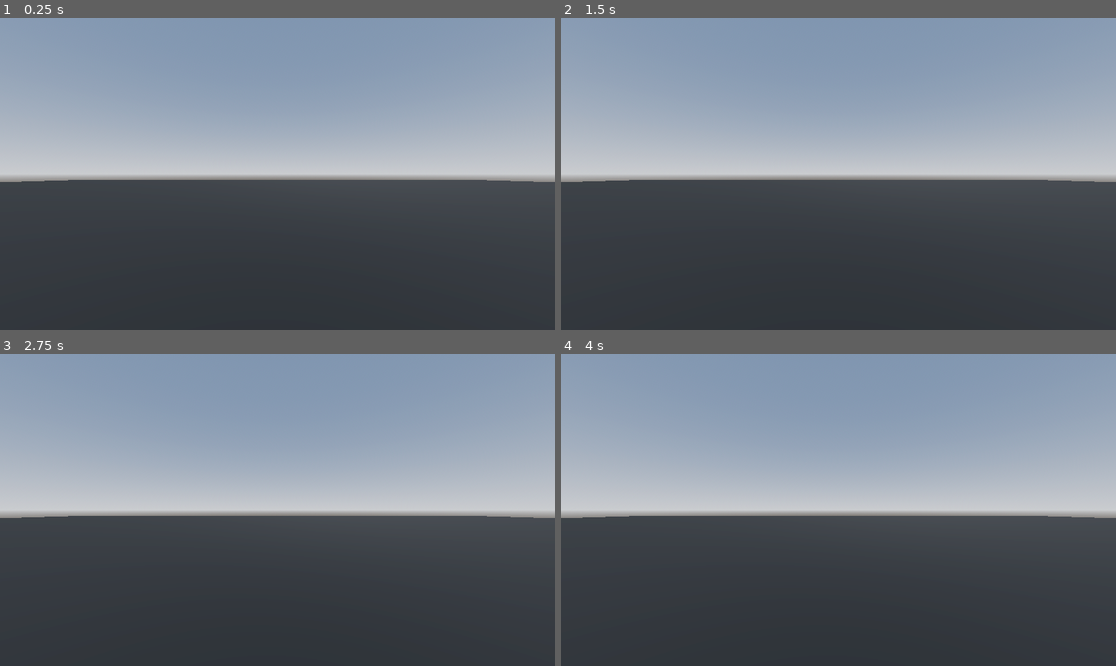
Above: before the commit, frames 1-4 (two rows, left to right).
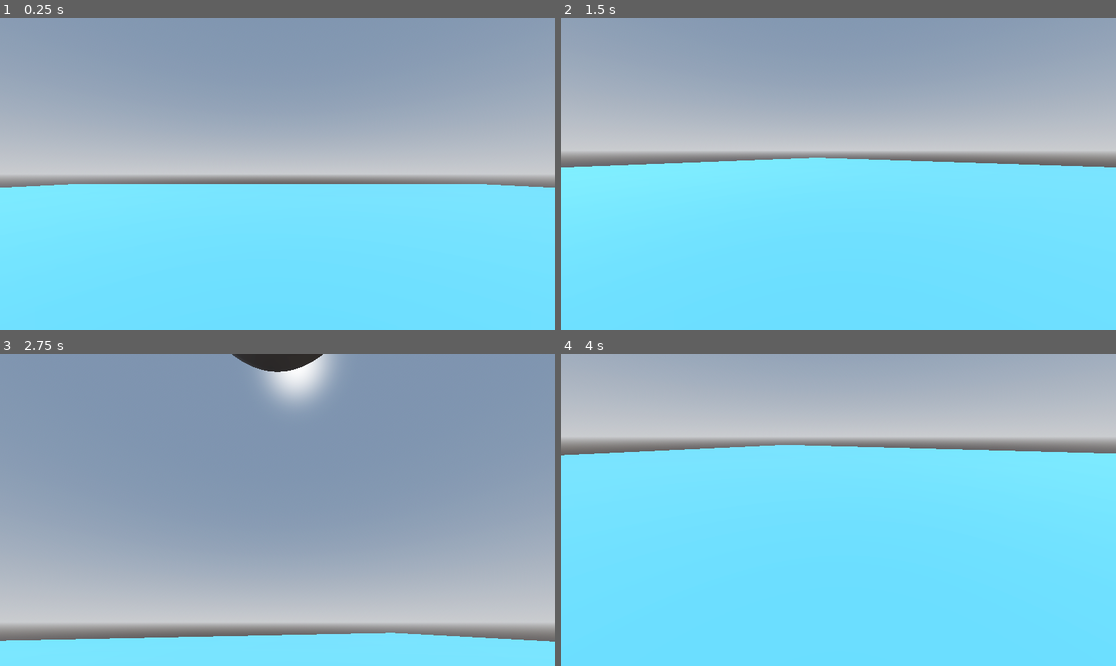
Above: after the commit, the same moments.

Repository: Riley2512/Food-Runner-
Game: Godot game, scene res://3DLevel.tscn
The game is run twice, just before and just after one commit, with the same random seed, the same clock (stepped at 60 frames per second) and the same inputs.
Inputs (mouse positions are in pixels of both pictures, inside the frame that each line leads up to):
- Up to frame 1 (0.25 s): no input
- Up to frame 2 (1.5 s): tap Enter (ui_accept) at 0.5, 0.6, 0.77, 1.07, 1.25, 1.35 s; move the mouse to (960, 158) at 0.52 s; hold R (right) 0.53-1.28 s; click (960, 158) at 0.67 s; move the mouse to (727, 189) at 1.27 s; hold S (back) from 1.28 s (still down); click (727, 189) at 1.42 s
- Up to frame 3 (2.75 s): tap Enter (ui_accept) at 1.52, 1.82, 2, 2.1 s; move the mouse to (333, 441) at 2.02 s; release S (back) at 2.03 s; hold R (right) from 2.03 s (still down); click (333, 441) at 2.17 s
- Up to frame 4 (4 s): tap Enter (ui_accept) at 2.75, 2.85, 3.02, 3.32, 3.5, 3.6, 3.77 s; move the mouse to (810, 572) at 2.77 s; release R (right) at 2.78 s; hold Up (ui_up) 2.78-3.53 s; click (810, 572) at 2.92 s; move the mouse to (1005, 556) at 3.52 s; hold A (left) from 3.53 s (still down); click (1005, 556) at 3.67 s

The runs differ from the first frame. In frame 1, 48% of the frame differs, in the area x 0-100%, y 51-100%; in frame 2, 57%; in frame 3, 73%; in frame 4, 96%, in the area x 0-100%, y 0-100%.

Commit message:
Made more code for third to first person code for player and made floor color blue

Diff:
--- a/3DLevel.tscn
+++ b/3DLevel.tscn
@@ -16,7 +16,7 @@
 glow_enabled = true
 
 [sub_resource type="StandardMaterial3D" id="StandardMaterial3D_wvy5o"]
-albedo_color = Color(0, 0, 0, 1)
+albedo_color = Color(0.18625835, 0.47137558, 1, 1)
 
 [sub_resource type="PlaneMesh" id="PlaneMesh_kfcwk"]
 size = Vector2(20, 20)
@@ -27,32 +27,32 @@
 [sub_resource type="GDScript" id="GDScript_wvy5o"]
 script/source = "extends CharacterBody3D
 
-
 const SPEED = 5.0
 const JUMP_VELOCITY = 4.5
 
+var gravity = ProjectSettings.get_setting(\"physics/3d/default_gravity\")
+var sensitivity = 0.003
 
-func _physics_process(delta: float) -> void:
-	# Add the gravity.
-	if not is_on_floor():
-		velocity += get_gravity() * delta
+@onready var camera = $Head/FirstPerson
 
-	# Handle jump.
-	if Input.is_action_just_pressed(\"ui_accept\") and is_on_floor():
-		velocity.y = JUMP_VELOCITY
+func _ready():
+	$Head/FirstPerson.current = true
+	Input.mouse_mode = Input.MOUSE_MODE_CAPTURED
 
-	# Get the input direction and handle the movement/deceleration.
-	# As good practice, you should replace UI actions with custom gameplay actions.
-	var input_dir := Input.get_vector(\"ui_left\", \"ui_right\", \"ui_up\", \"ui_down\")
-	var direction := (transform.basis * Vector3(input_dir.x, 0, input_dir.y)).normalized()
-	if direction:
-		velocity.x = direction.x * SPEED
-		velocity.z = direction.z * SPEED
-	else:
-		velocity.x = move_toward(velocity.x, 0, SPEED)
-		velocity.z = move_toward(velocity.z, 0, SPEED)
+func _unhandled_input(event):
+	if event is InputEventMouseMotion:
+		rotate_y(-event.relative.x * sensitivity)
+		camera.rotate_x(-event.relative.y * sensitivity)
+		camera.rotation.x = clamp(camera.rotation.x, deg_to_rad(-60), deg_to_rad(70))
 
-	move_and_slide()
+func _switch_view():
+	if Input.is_action_just_pressed(\"switch\"):
+		if camera == $Head/FirstPerson:
+			camera = $Head/ThirdPerson        # ✅ was $Head (wrong node)
+			$Head/ThirdPerson.current = true
+		else:
+			camera = $Head/FirstPerson
+			$Head/FirstPerson.current = true
 "
 
 [node name="Node3D" type="Node3D" unique_id=1937742022]
--- a/player.gd
+++ b/player.gd
@@ -1,38 +1,48 @@
 extends CharacterBody3D
-
 
 const SPEED = 5.0
 const JUMP_VELOCITY = 4.5
 
-var gravity: float = ProjectSettings.get_setting("physics/3d/default_gravity")
-@onready var neck := $Neck
-@onready var camera := $Neck/Camera3d
+var gravity = ProjectSettings.get_setting("physics/3d/default_gravity")
+var sensitivity = 0.003
 
-func _unhandled_input(event: InputEvent) -> void:
-	if event is InputEventMouseButton:
-		Input.set_mouse_mode(Input.MOUSE_MODE_CAPTURED)
-	elif event.is_action_pressed("ui_cancel"):
-		Input.set_mouse_mode(Input.MOUSE_MODE_VISIBLE)
-	if Input.get_mouse_mode() == Input.MOUSE_MODE_CAPTURED:
-		if event is InputEventMouseMotion:
-			neck.rotate_y(-event.relative.x * 0.01)
-			camera.rotate_x(-event.relative.y * 0.01)
-			camera.rotation.x = clamp(camera.rotation.x, deg_to_rad(-30),deg_to_rad(60))
+@onready var camera = $head/firstPerson
 
+func _ready():
+	$Head/FirstPerson.current = true
+	Input.mouse_mode = Input.MOUSE_MODE_CAPTURED
+
+func _unhandled_input(event):
+	if event is InputEventMouseMotion:
+		rotate_y(-event.relative.x * sensitivity)
+		camera.rotate_x(-event.relative.y * sensitivity)
+		camera.rotation.x = clamp(camera.rotation.x, deg_to_rad(-60), deg_to_rad(70))
+
+func _switch_view():
+	if Input.is_action_just_pressed("switch"):
+		if camera == $Head/FirstPerson:
+			camera = $Head/ThirdPerson
+			$Head/ThirdPerson.current = true
+		else:
+			camera = $Head/FirstPerson
+			$Head/FirstPerson.current = true
+
+func _process(delta):
+	_switch_view()
+	if Input.is_action_just_pressed("escape"):
+		get_tree().quit()
 
 func _physics_process(delta: float) -> void:
-	# Add the gravity.
 	if not is_on_floor():
 		velocity += get_gravity() * delta
 
-	# Handle jump.
-	if Input.is_action_just_pressed("ui_accept") and is_on_floor():
+	if Input.is_action_just_pressed("jump") and is_on_floor():
 		velocity.y = JUMP_VELOCITY
 
-	# Get the input direction and handle the movement/deceleration.
-	# As good practice, you should replace UI actions with custom gameplay actions.
-	var input_dir := Input.get_vector("left", "right", "foward", "back")
-	var direction = (neck.transform.basis * Vector3(input_dir.x, 0, input_dir.y)).normalized()
+
+	var input_dir := Input.get_vector("ui_left", "ui_right", "ui_up", "ui_down")
+	var direction := (transform.basis * Vector3(input_dir.x, 0, input_dir.y)).normalized()
+
 	if direction:
 		velocity.x = direction.x * SPEED
 		velocity.z = direction.z * SPEED
--- a/player.tscn
+++ b/player.tscn
@@ -16,3 +16,9 @@
 [node name="CollisionShape3D" type="CollisionShape3D" parent="." unique_id=1727370997]
 transform = Transform3D(1, 0, 0, 0, 1, 0, 0, 0, 1, 0, 5.2782907, 0)
 shape = SubResource("CapsuleShape3D_ra883")
+
+[node name="Head" type="Node3D" parent="." unique_id=1362488876]
+
+[node name="FirstPerson" type="Camera3D" parent="Head" unique_id=753201463]
+
+[node name="ThirdPerson" type="Camera3D" parent="Head" unique_id=436595548]
